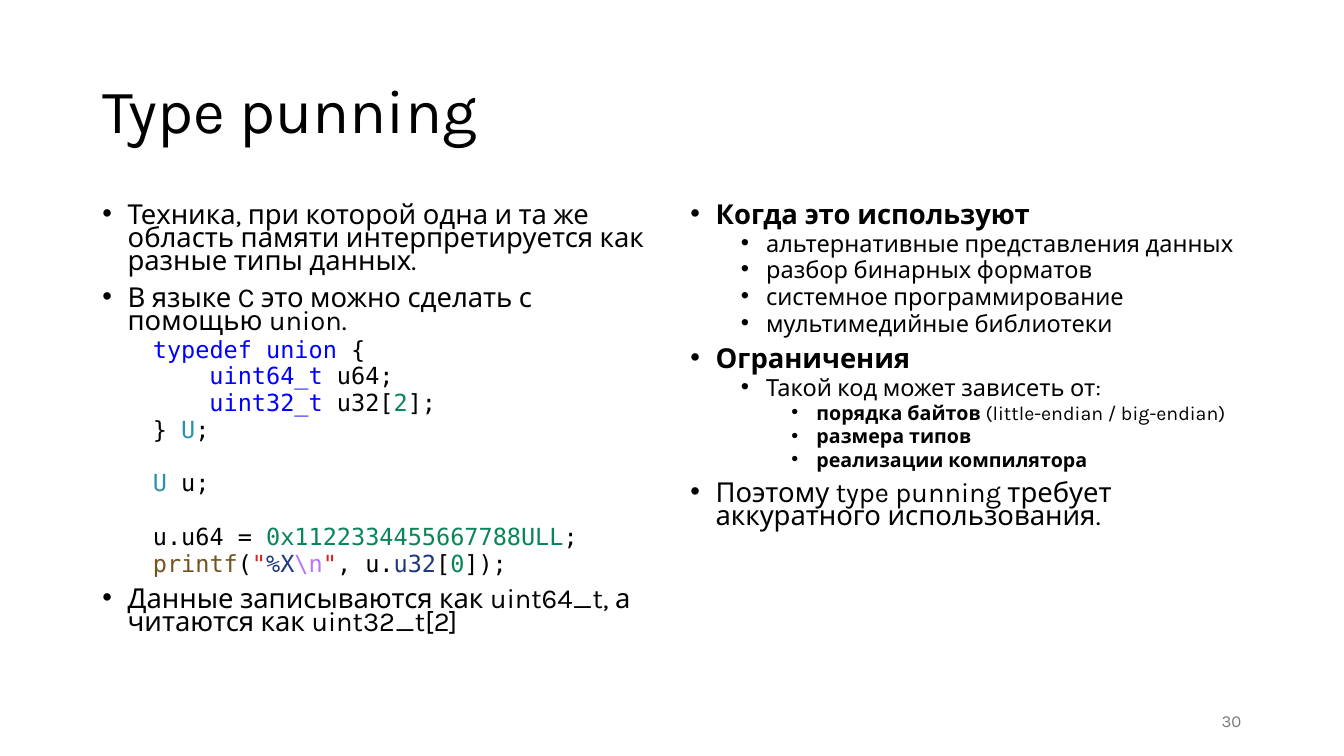
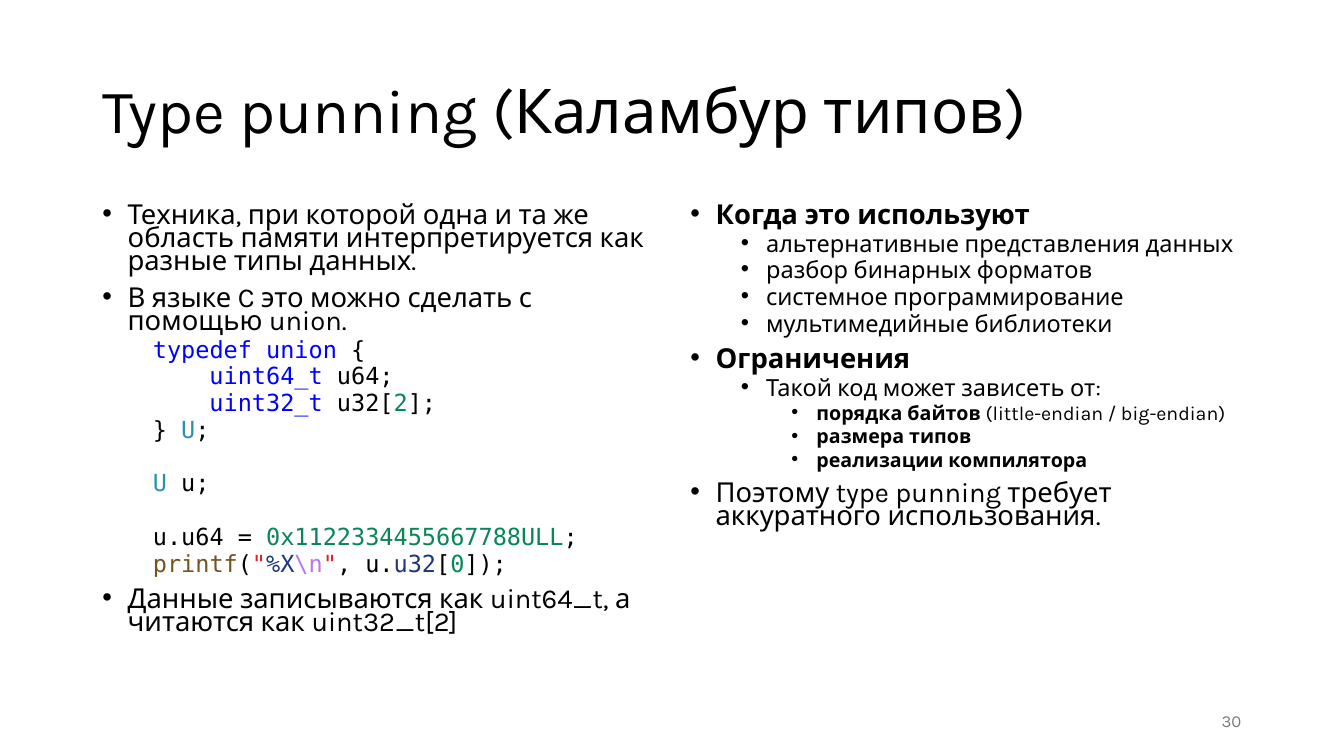
Before and after one commit to alexey-malov/mpp, a slide deck: slide 30 of lectures/06/Pointer Arithmetic, Memory Interpretation.pptx. Drawn at 1344x756 pixels with LibreOffice and Linux fonts; fonts in the diff are those of the drawing. Boxes give left, top, right and bottom in pixels: in the first picture for what was removed or moved away, otherwise in the second. Text is boxed around its words. In the diff, an @@ line names an element or a change of style, - is before the commit and + after.

```diff
--- a/lectures/06/Pointer Arithmetic, Memory Interpretation.pptx
+++ b/lectures/06/Pointer Arithmetic, Memory Interpretation.pptx
@@ title at [102, 86, 1004, 148]: text changed @@
-Type punning
+Type punning (Каламбур типов)
```
Also in this commit, not shown: 1 other slide changed, 1 other file.
